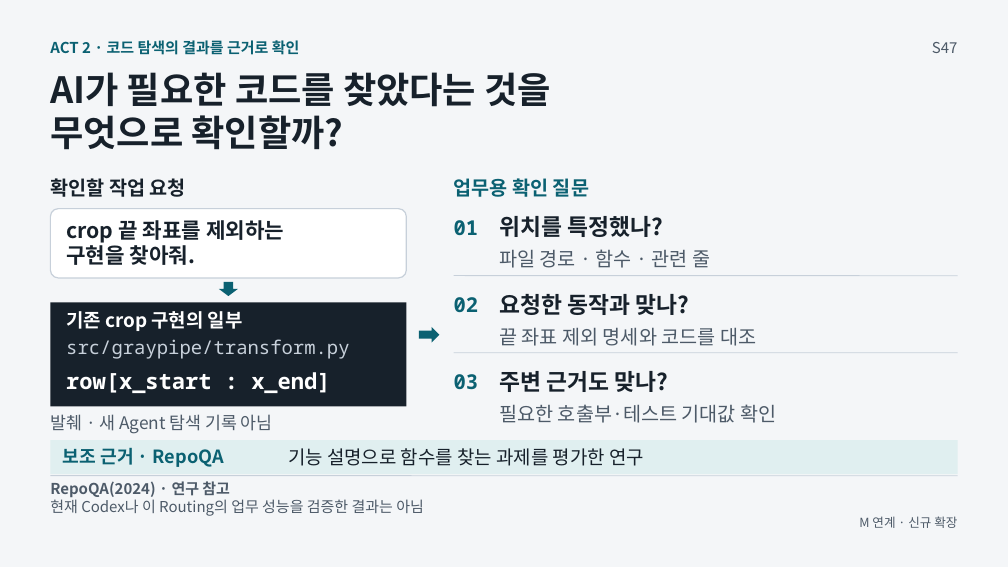
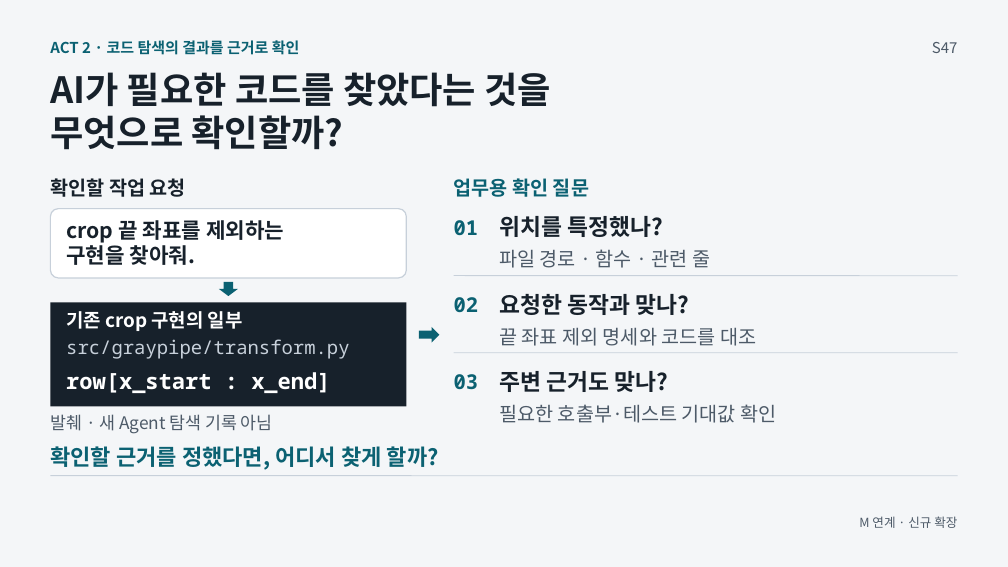
Before and after one commit to GideokKim/ai-dev-training, a slide deck: slide 10 of production/ACT_2.pptx. Drawn at 1008x567 pixels with LibreOffice and Linux fonts; fonts in the diff are those of the drawing. Boxes give left, top, right and bottom in pixels: in the first picture for what was removed or moved away, otherwise in the second. Text is boxed around its words. In the diff, an @@ line names an element or a change of style, - is before the commit and + after.

```diff
--- a/production/ACT_2.pptx
+++ b/production/ACT_2.pptx
@@ text at box(50, 446, 439, 470): text changed; size 17.2 to 21 pt @@
-보조 근거 · RepoQA
+확인할 근거를 정했다면, 어디서 찾게 할까?
@@ rectangle removed at box(51, 440, 958, 474) @@
@@ text removed at box(288, 448, 644, 466) @@
-기능 설명으로 함수를 찾는 과제를 평가한 연구
@@ text removed at box(50, 481, 230, 497) @@
-RepoQA(2024) · 연구 참고
@@ text removed at box(50, 499, 424, 516) @@
-현재 Codex나 이 Routing의 업무 성능을 검증한 결과는 아님
```
Also in this commit, not shown: 22 other files.
